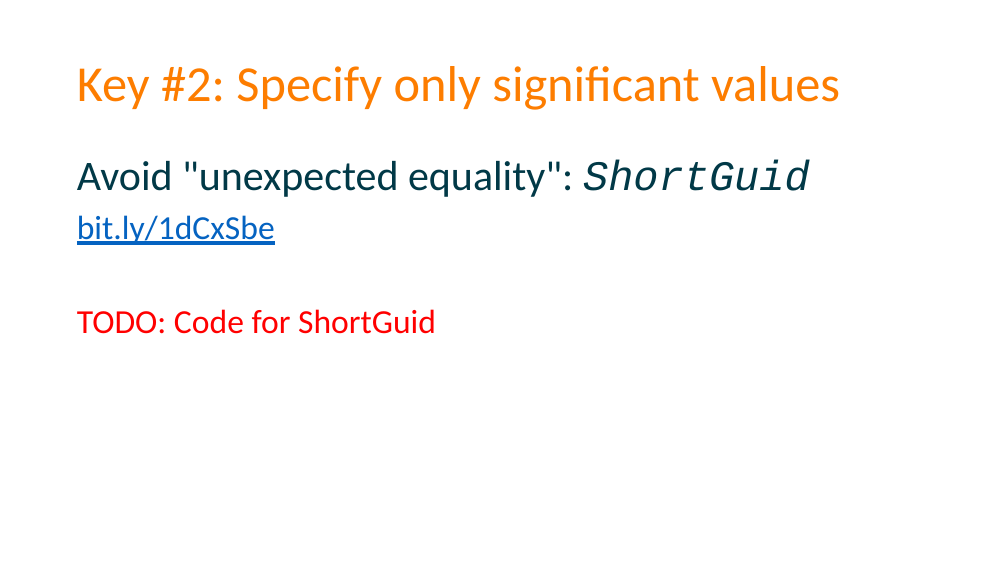
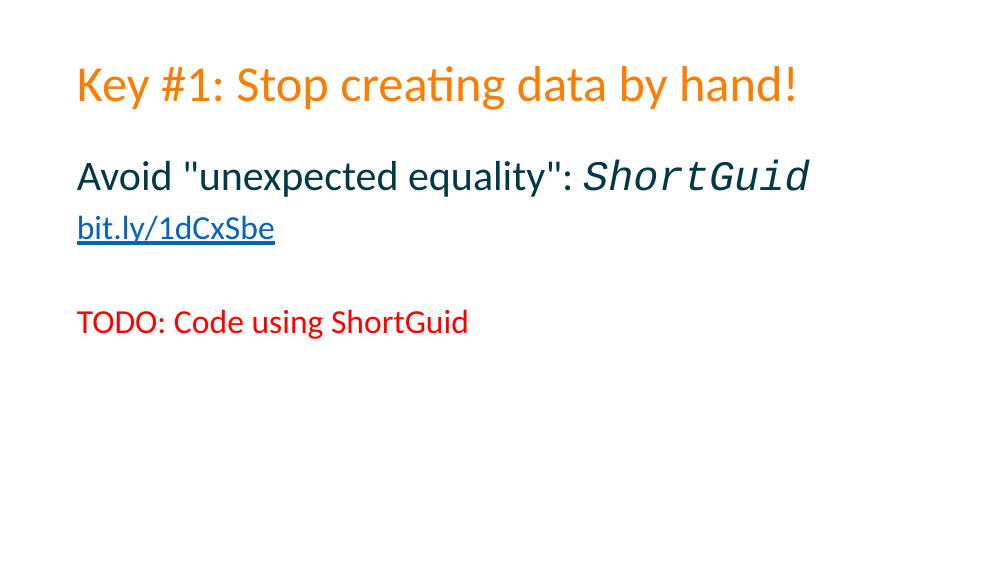
Before and after one commit to spetryjohnson/Talk-Patterns_of_Effective_Test_Setup, a slide deck: slide 51 of POETS - CodeMash 2017.pptx (slide 52 before the commit). Drawn at 1008x567 pixels with LibreOffice and Linux fonts; fonts in the diff are those of the drawing. Boxes give left, top, right and bottom in pixels: in the first picture for what was removed or moved away, otherwise in the second. Text is boxed around its words. In the diff, an @@ line names an element or a change of style, - is before the commit and + after.

```diff
--- a/POETS - CodeMash 2017.pptx
+++ b/POETS - CodeMash 2017.pptx
@@ title at (x1=77, y1=66, x2=799, y2=110): text changed @@
-Key #2: Specify only significant values
+Key #1: Stop creating data by hand!
@@ text at (x1=77, y1=309, x2=469, y2=339): text changed @@
-TODO: Code for ShortGuid
+TODO: Code using ShortGuid
```
Also in this commit, not shown: 32 other slides changed, 3 slides added, 10 slides removed, 1 other file.
